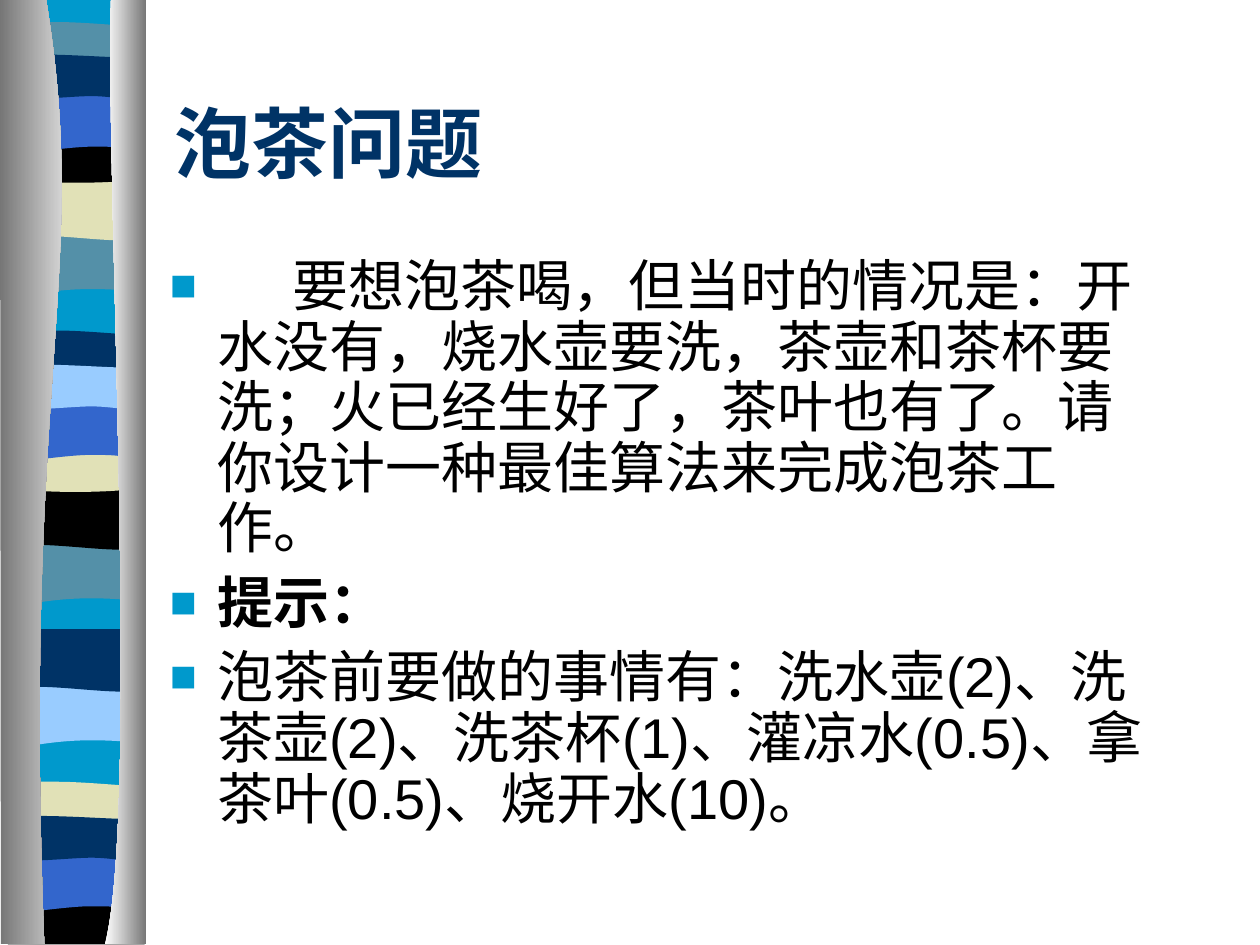
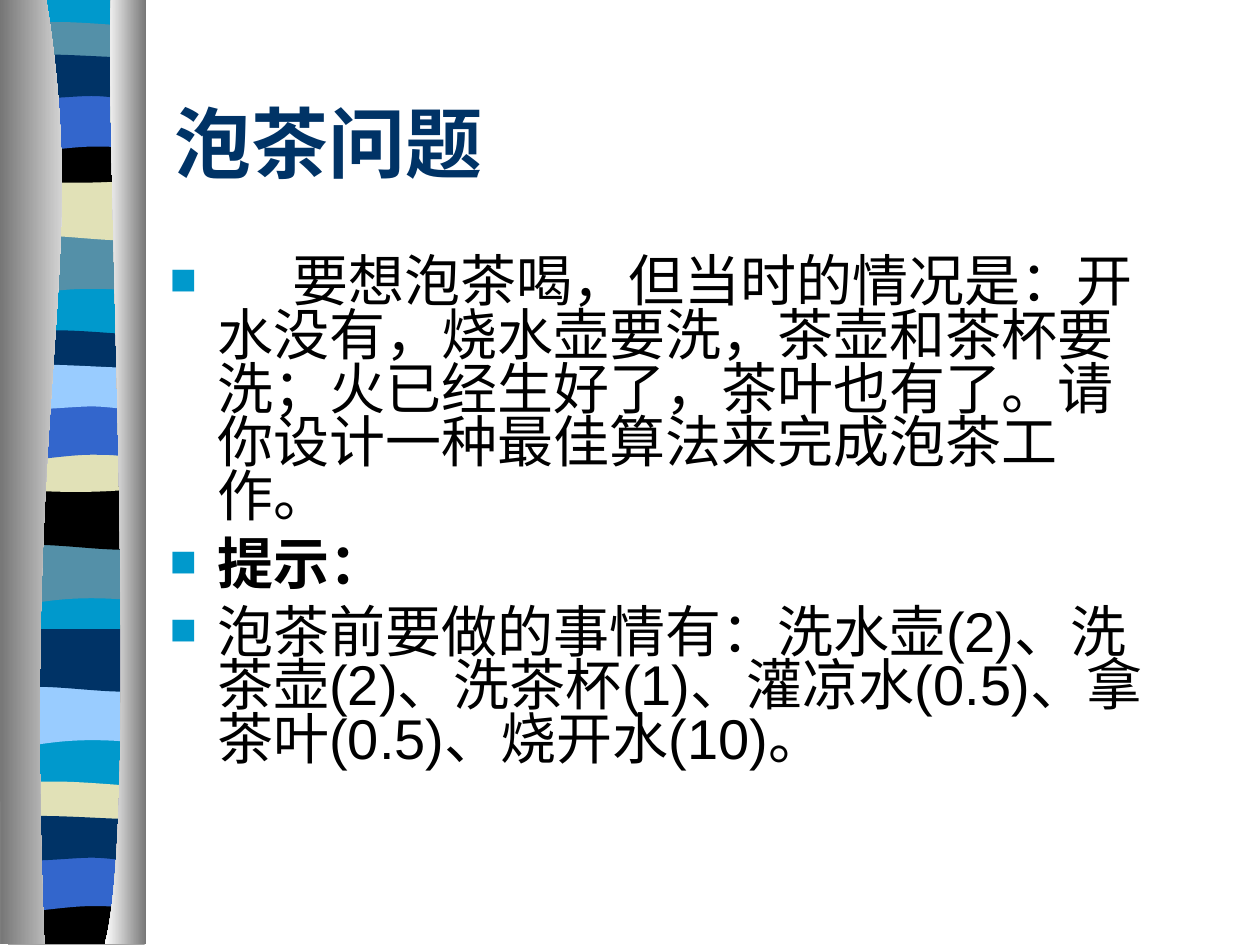
Before and after one commit to chenjobin/V-B-, a slide deck: slide 6 of 算法与编程（第一课时）.ppt. Drawn at 1260x945 pixels with LibreOffice and Linux fonts; fonts in the diff are those of the drawing. Boxes give left, top, right and bottom in pixels: in the first picture for what was removed or moved away, otherwise in the second. Text is boxed around its words. In the diff, an @@ line names an element or a change of style, - is before the commit and + after.

```diff
--- a/算法与编程（第一课时）.ppt
+++ b/算法与编程（第一课时）.ppt
@@ freeform shape at [0, 1, 90, 944]: fill gradient #767676 to #FFFFFF to gradient #FFFFFF to #767676 @@
@@ freeform shape at [105, 0, 146, 944]: fill gradient #FFFFFF to #767676 to gradient #767676 to #FFFFFF @@
@@ text "要想泡茶喝，但当时的情况是：开水没有，烧水壶要洗，茶壶和茶杯要洗；火已经生好了，茶叶也有了。请你设计一种最佳算法来完成泡 ..." at [217, 254, 1142, 771]: line spacing 0.9 to 0.8 @@
@@ outline redrawn in 3 elements at [8, 446, 145, 494], [6, 403, 144, 462], [8, 362, 147, 413] @@
```
Also in this commit, not shown: 29 other slides changed, 1 slide added, 1 slide removed, 8 other files.
